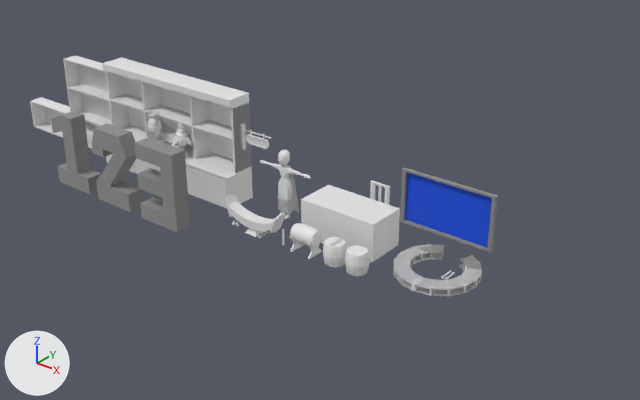
Two versions of the Blender file Model/All modle/Asset-Art.blend, one commit apart.
Camera for both pictures: a 50 mm lens placed at (61.0, -69.6, 46.8), pointed at (3.8, 1.9, 2.5). The axes (+X, +Y, +Z) are drawn at lower left. The lights are the same throughout.

The scene before the commit, as lines of its bpy script (objects in view):
```python
me_cube_001 = bpy.data.meshes.new('Cube.001')
me_cube_001.from_pydata(...)  # 48 vertices, 42 faces; spans x -4.47..4.47, y 0.01..12.01, z -1.0..1.0
me_cube_001.materials.append(mat_material_008)  # white #e7e7e7
me_cube_002 = bpy.data.meshes.new('Cube.002')
me_cube_002.from_pydata(...)  # 184 vertices, 182 faces; spans x -4.87..4.87, y 0.01..4.84, z -2.44..5.84
me_cube_002.materials.append(mat_material_001)  # white #e7e7e7
me_tapon_001 = bpy.data.meshes.new('_Tapon.001')
me_tapon_001.from_pydata(...)  # 304 vertices, 286 faces; spans x -1.47..1.47, y 0.0..3.11, z -1.09..1.09
me_tapon_001.materials.append(mat_material_003)  # white #e7e7e7
ob_cube_001 = bpy.data.objects.new('Cube.001', me_cube_001)
ob_cube_001.location = (-33.48, 0.0, 0.0)
ob_cube_001.rotation_euler = (1.571, 0.0, 3.142)  # degrees (90, 0, 180)
ob_cube_002 = bpy.data.objects.new('Cube.002', me_cube_002)
ob_cube_002.location = (9.43, 0.0, 0.0)
ob_cube_002.rotation_euler = (1.571, 0.0, -3.142)  # degrees (90, 0, -180)
ob_tapon_001 = bpy.data.objects.new('_Tapon.001', me_tapon_001)
ob_tapon_001.location = (7.31, -4.97, 0.0)
ob_tapon_001.rotation_euler = (1.571, 0.0, 0.0)  # degrees (90, 0, 0)
# also in view: 'Cube.003' at (-25.2, -9.6, 4.8); 'Cylinder' at (0.0, 0.4, 4.1); 'Cube.006' at (-42.8, 0.0, 2.0); 'Cube' at (-17.6, -0.8, 6.7); 'Ranad.001' at (0.0, -5.0, 1.7)
```
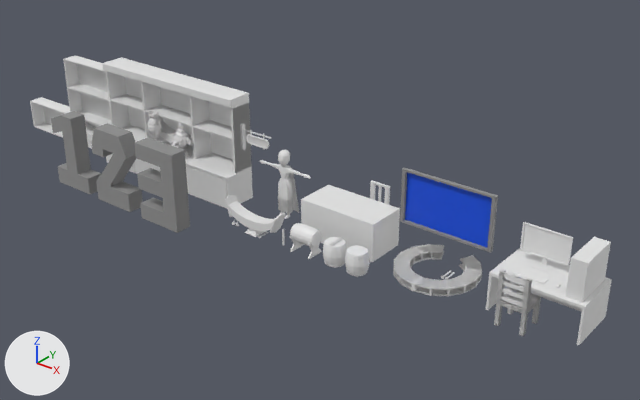
Changed parts and their boxes (x1, y1, x2, y2) in the pictures (640 x 400 px):
'Desk', added: after (486, 248, 612, 345)
'Cpu', added: after (566, 237, 611, 302)
'Sceeen', added: after (520, 222, 573, 273)
'Chair-2', added: after (494, 269, 541, 336)
'Keybord', added: after (513, 268, 549, 284)
'Mouse_oat', added: after (547, 280, 567, 291)
'Chair', added: after (503, 272, 526, 303)

What the commit changed:
Material 'Material.010' (mat_material_010) is new.
Its base color is (0.8, 0.8, 0.8) (white #e7e7e7).
Mesh me_sceeen is new.
It has 40 vertices, 34 faces and spans x -2.5..2.5, y 4.17..8.02, z -2.36..-0.36.
It uses material mat_material_010 (white #e7e7e7).
Mesh me_mouse_oat is new.
It has 16 vertices, 9 faces and spans x 1.91..3.55, y 4.17, z 0.37..2.0.
Mesh me_keybord is new.
It is a box spanning x -1.59..1.59, y 4.17..4.24, z 0.72..1.78.
Mesh me_desk is new.
It has 36 vertices, 33 faces and spans x -3.39..6.13, y 0.01..4.15, z -3.0..3.0.
It uses material mat_material_010 (white #e7e7e7).
Mesh me_cpu is new.
It is a box spanning x 4.06..5.66, y 4.17..8.17, z -2.5..2.5.
Mesh me_chair_2 is new.
It has 104 vertices, 94 faces and spans x -1.5..1.5, y 0.0..5.81, z 1.83..4.83.
It uses material mat_material_010 (white #e7e7e7).
Mesh me_chair is new.
It has 88 vertices, 78 faces and spans x -1.5..1.5, y 0.0..5.81, z 1.83..4.83.
It uses material mat_material_010 (white #e7e7e7).
Object 'Sceeen' (ob_sceeen) is new; it shows me_sceeen.
Its location is (31.53, 0.0, 0.0).
Its rotation in degrees is (90, 0, 0).
Object 'Mouse_oat' (ob_mouse_oat) is new; it shows me_mouse_oat.
Its location is (31.53, 0.0, 0.0).
Its rotation in degrees is (90, 0, 0).
Object 'Keybord' (ob_keybord) is new; it shows me_keybord.
Its location is (31.53, 0.0, 0.0).
Its rotation in degrees is (90, 0, 0).
Object 'Desk' (ob_desk) is new; it shows me_desk.
Its location is (31.53, 0.0, 0.0).
Its rotation in degrees is (90, 0, 0).
Object 'Cpu' (ob_cpu) is new; it shows me_cpu.
Its location is (31.53, 0.0, 0.0).
Its rotation in degrees is (90, 0, 0).
Object 'Chair-2' (ob_chair_2) is new; it shows me_chair_2.
Its location is (31.53, 0.0, 0.0).
Its rotation in degrees is (90, 0, 0).
Object 'Chair' (ob_chair) is new; it shows me_chair.
Its location is (31.53, 0.0, 0.0).
Its rotation in degrees is (90, 0, 0).
